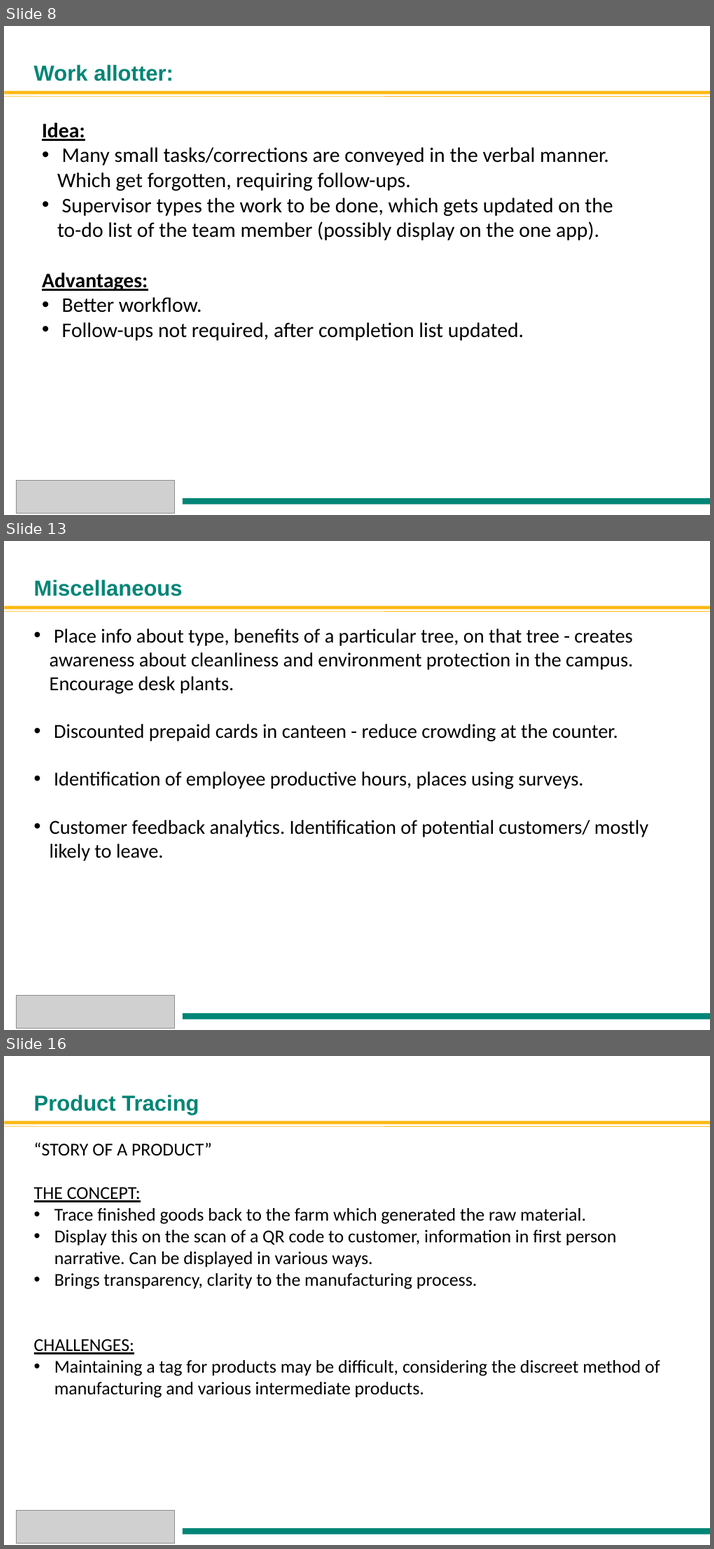
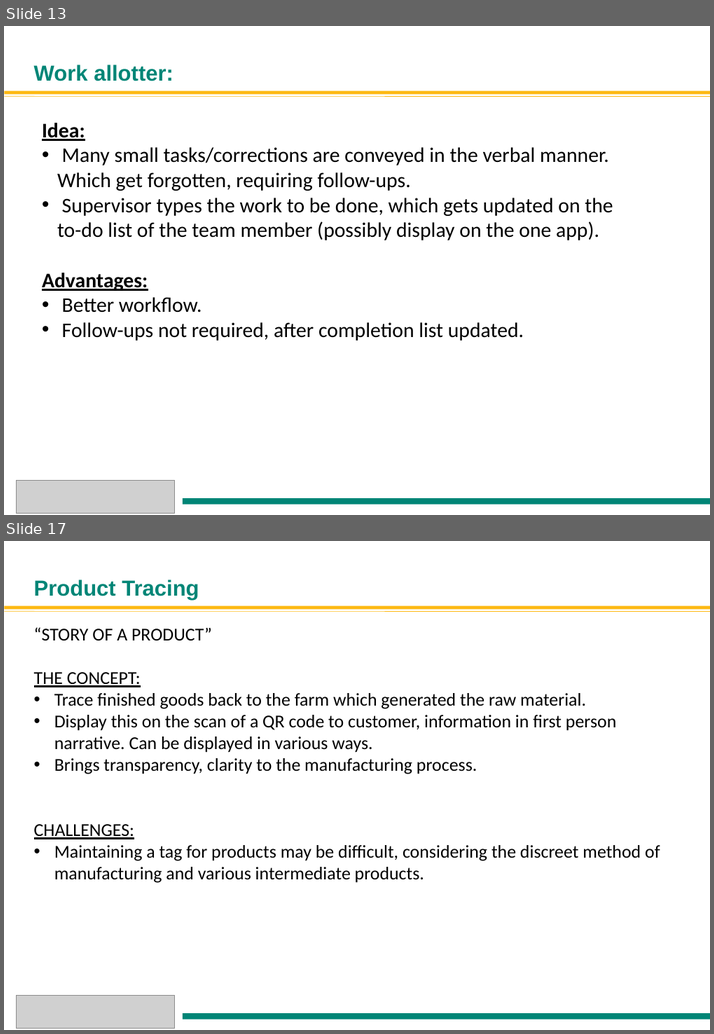
Before and after one commit to Anuragkedia/Anuragkedia.github.io, a slide deck: Smart office2.ppt. Shown one above the other, each under a label of ours: slides 8, 13 and 16 before the commit, slides 13 and 17 after it; the slides between them are not shown. The pictures are 714x1549 and 714x1034 pixels, drawn with LibreOffice and Linux fonts; fonts in the diff are those of the drawing; grey boxes stand for pictures. Boxes give left, top, right and bottom in pixels: in the first picture for what was removed or moved away, otherwise in the second. Text is boxed around its words. In the diff, an @@ line names an element or a change of style, - is before the commit and + after.

```diff
--- a/Smart office2.ppt
+++ b/Smart office2.ppt
@@ slide 13 removed at <box>4,541,710,1030</box>, background #FFFFFF @@
@@ title removed at <box>34,579,182,596</box> @@
-Miscellaneous
@@ rectangle removed at <box>4,606,709,610</box> @@
@@ line removed from (4, 611) to (709, 611) @@
@@ text removed at <box>50,629,648,861</box> @@
-• Place info about type, benefits of a particular tree, on that tree - creates awareness about cleanliness and environment protection in the campus. Encourage desk plants.
-• Discounted prepaid cards in canteen - reduce crowding at the counter.
-• Identification of employee productive hours, places using surveys.
-• Customer feedback analytics. Identification of potential customers/ mostly likely to leave.
@@ picture removed at <box>17,995,176,1028</box> @@
@@ rectangle removed at <box>182,1012,709,1018</box> @@
@@ what was slide 8 is now slide 13 @@
@@ what was slide 16 is now slide 17 @@
```
Also in this commit, not shown: 7 slides changed, 9 slides added, 5 other slides removed.
